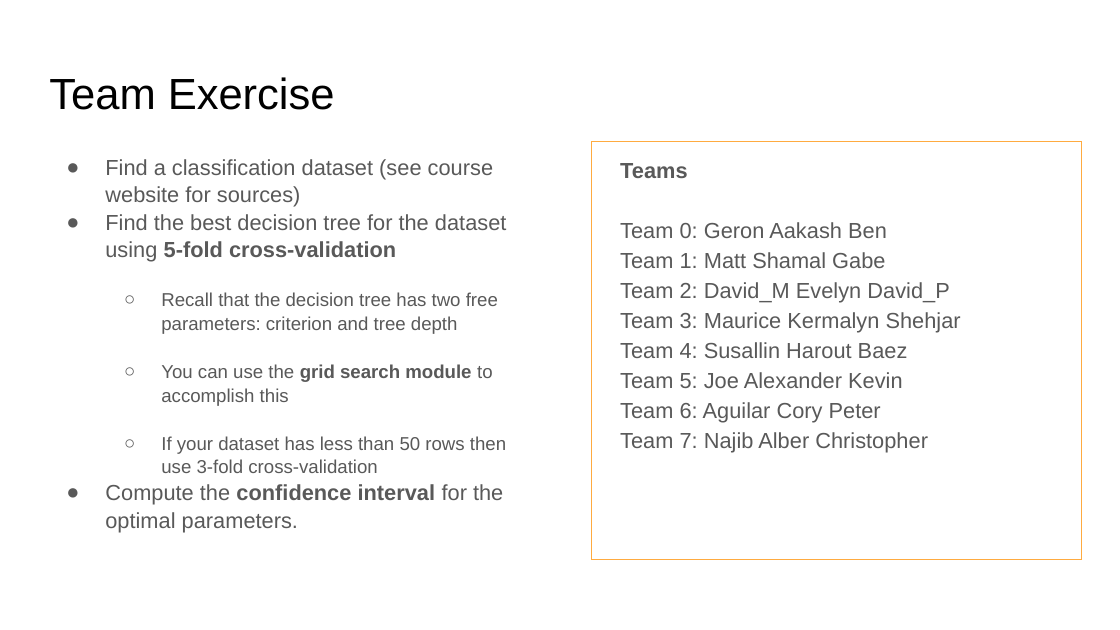
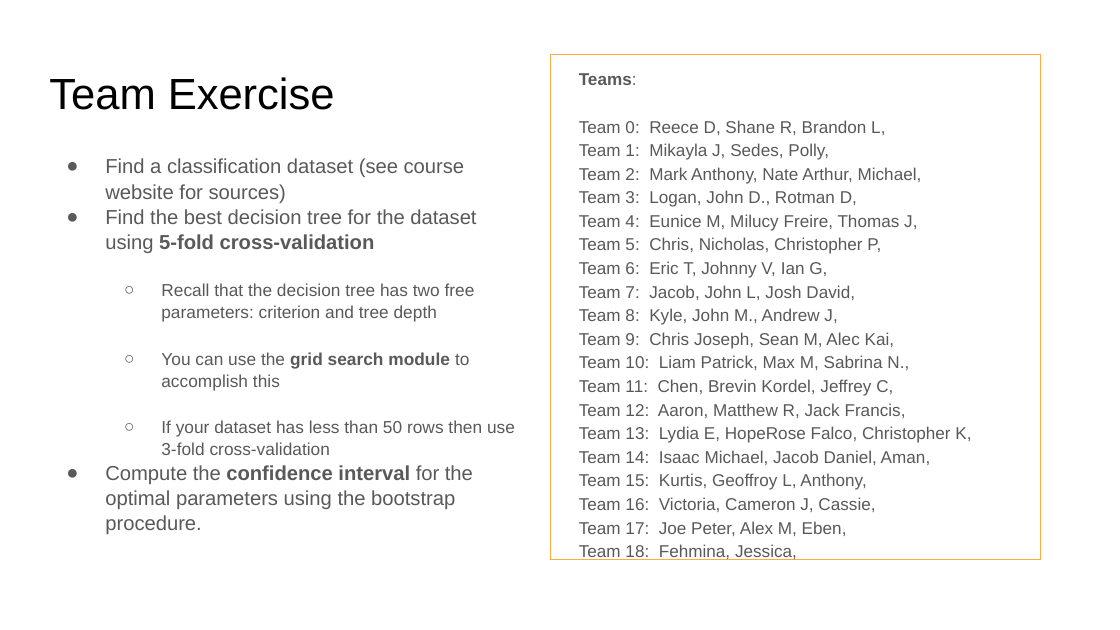
Before and after one commit to lutzhamel/CSC310, a slide deck: slide 16 of 12-models-3.pptx. Drawn at 1120x630 pixels with LibreOffice and Linux fonts; fonts in the diff are those of the drawing. Boxes give left, top, right and bottom in pixels: in the first picture for what was removed or moved away, otherwise in the second. Text is boxed around its words. In the diff, an @@ line names an element or a change of style, - is before the commit and + after.

```diff
--- a/12-models-3.pptx
+++ b/12-models-3.pptx
@@ text "Teams:": place and size @@
-text "Teams:" at [591,141,1081,560]
+text "Teams:" at [551,55,1040,560]
@@ text at [579,73,971,560]: text changed; size 14 to 11 pt @@
-Teams
-Team 0: Geron Aakash Ben
-Team 1: Matt Shamal Gabe
-Team 2: David_M Evelyn David_P
-Team 3: Maurice Kermalyn Shehjar
-Team 4: Susallin Harout Baez
-Team 5: Joe Alexander Kevin
-Team 6: Aguilar Cory Peter
-Team 7: Najib Alber Christopher
+Teams:
+Team 0: Reece D, Shane R, Brandon L,
+Team 1: Mikayla J, Sedes, Polly,
+Team 2: Mark Anthony, Nate Arthur, Michael,
+Team 3: Logan, John D., Rotman D,
+Team 4: Eunice M, Milucy Freire, Thomas J,
+Team 5: Chris, Nicholas, Christopher P,
+Team 6: Eric T, Johnny V, Ian G,
+Team 7: Jacob, John L, Josh David,
+Team 8: Kyle, John M., Andrew J,
+Team 9: Chris Joseph, Sean M, Alec Kai,
+Team 10: Liam Patrick, Max M, Sabrina N.,
+Team 11: Chen, Brevin Kordel, Jeffrey C,
+Team 12: Aaron, Matthew R, Jack Francis,
+Team 13: Lydia E, HopeRose Falco, Christopher K,
+Team 14: Isaac Michael, Jacob Daniel, Aman,
+Team 15: Kurtis, Geoffroy L, Anthony,
+Team 16: Victoria, Cameron J, Cassie,
+Team 17: Joe Peter, Alex M, Eben,
+Team 18: Fehmina, Jessica,
@@ text at [105,158,515,455]: size 14 to 12.9 pt in "Find a classification dataset (see course website ...", "Find the best decision tree for the ..."; size 12 to 11.1 pt in "Recall that the decision tree has two ...", "You can use the grid search module ...", "If your dataset has less than 50 ..." @@
@@ text at [105,465,473,534]: text changed; size 14 to 12.9 pt @@
-● Compute the confidence interval for the optimal parameters.
+● Compute the confidence interval for the optimal parameters using the bootstrap procedure.
```
Also in this commit, not shown: 1 other file.
